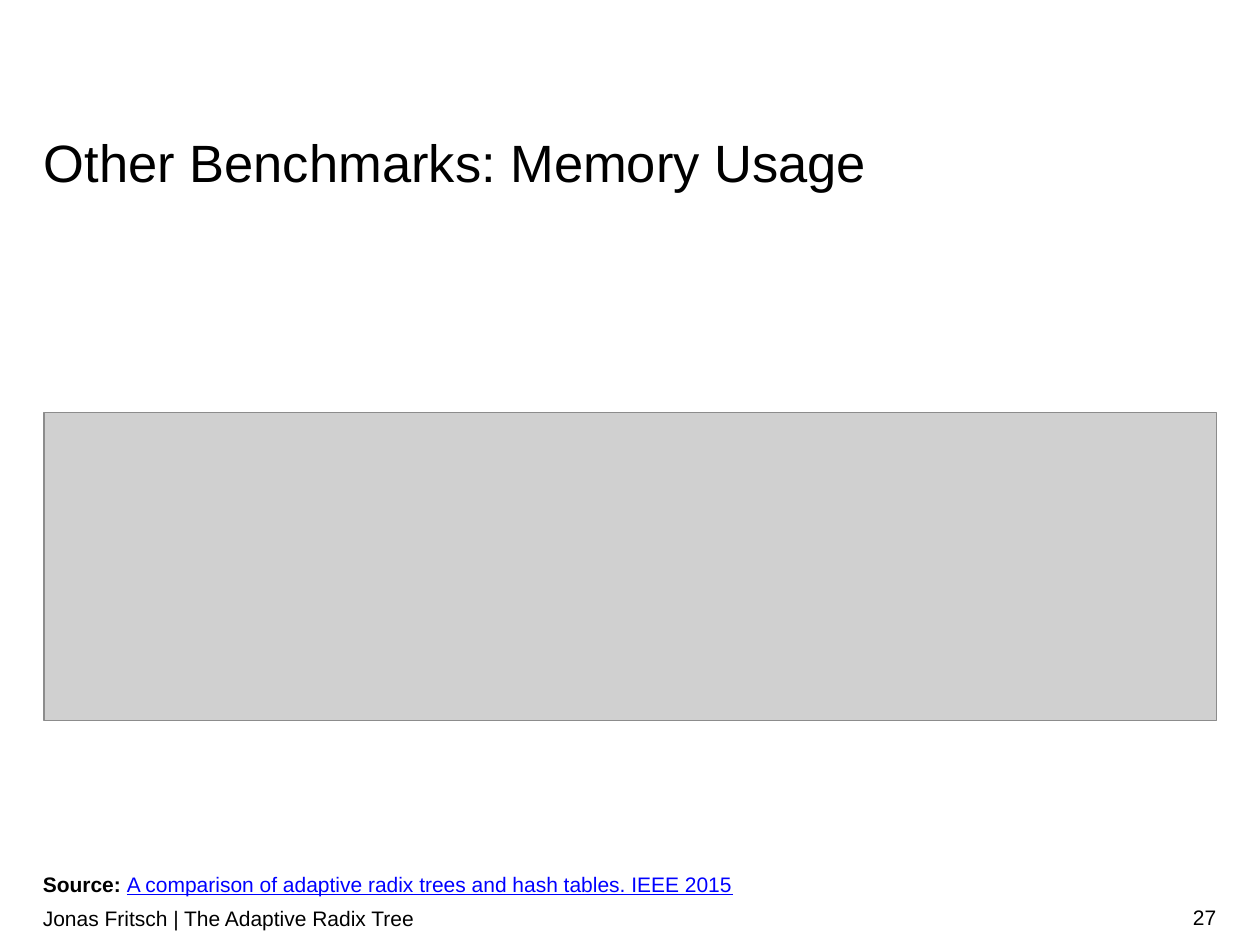
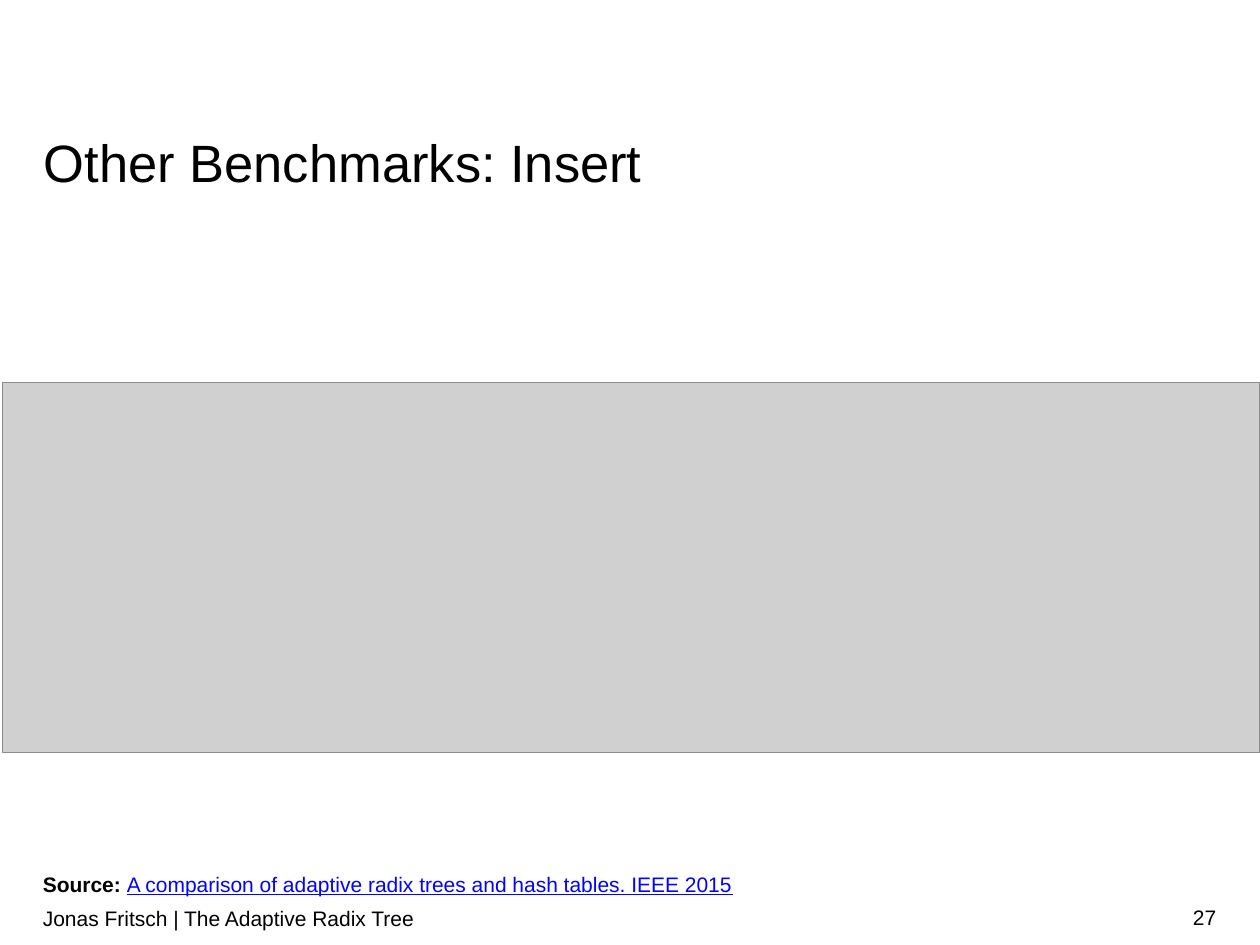
Before and after one commit to atalantus/The-Adaptive-Radix-Tree, a slide deck: slide 27 of Presentation/The Adaptive Radix Tree.pptx. Drawn at 1260x945 pixels with LibreOffice and Linux fonts; fonts in the diff are those of the drawing; grey boxes stand for pictures; background and template pictures are left out. Boxes give left, top, right and bottom in pixels: in the first picture for what was removed or moved away, otherwise in the second. Text is boxed around its words. In the diff, an @@ line names an element or a change of style, - is before the commit and + after.

```diff
--- a/Presentation/The Adaptive Radix Tree.pptx
+++ b/Presentation/The Adaptive Radix Tree.pptx
@@ title at (44, 144, 641, 183): text changed @@
-Other Benchmarks: Memory Usage
+Other Benchmarks: Insert
@@ picture: place and size @@
-picture at (44, 412, 1217, 719)
+picture at (3, 383, 1260, 753)
```
Also in this commit, not shown: 5 other slides changed, 3 other files.
